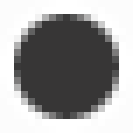
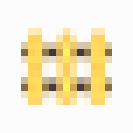
Two versions of the same layered image (133px x 133px). Layer-by-layer changes:
showed "Декаративная сеть", painted on it over <box>21,28,112,105</box>
hid "Кнопки" over <box>0,0,133,133</box>
